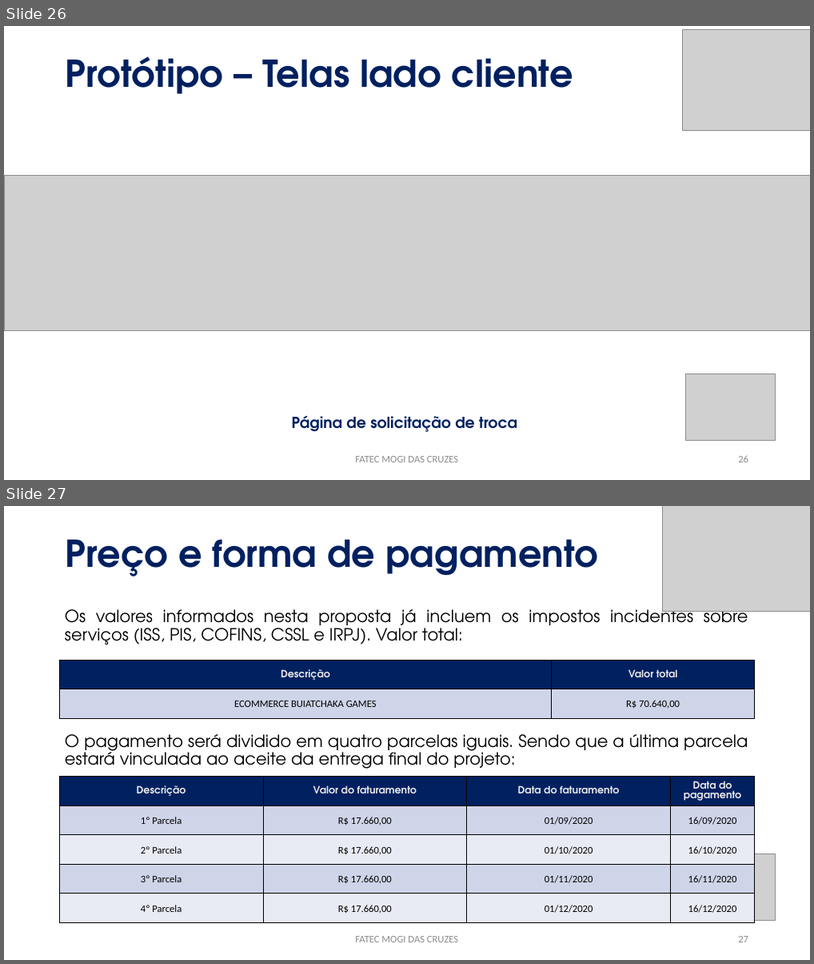
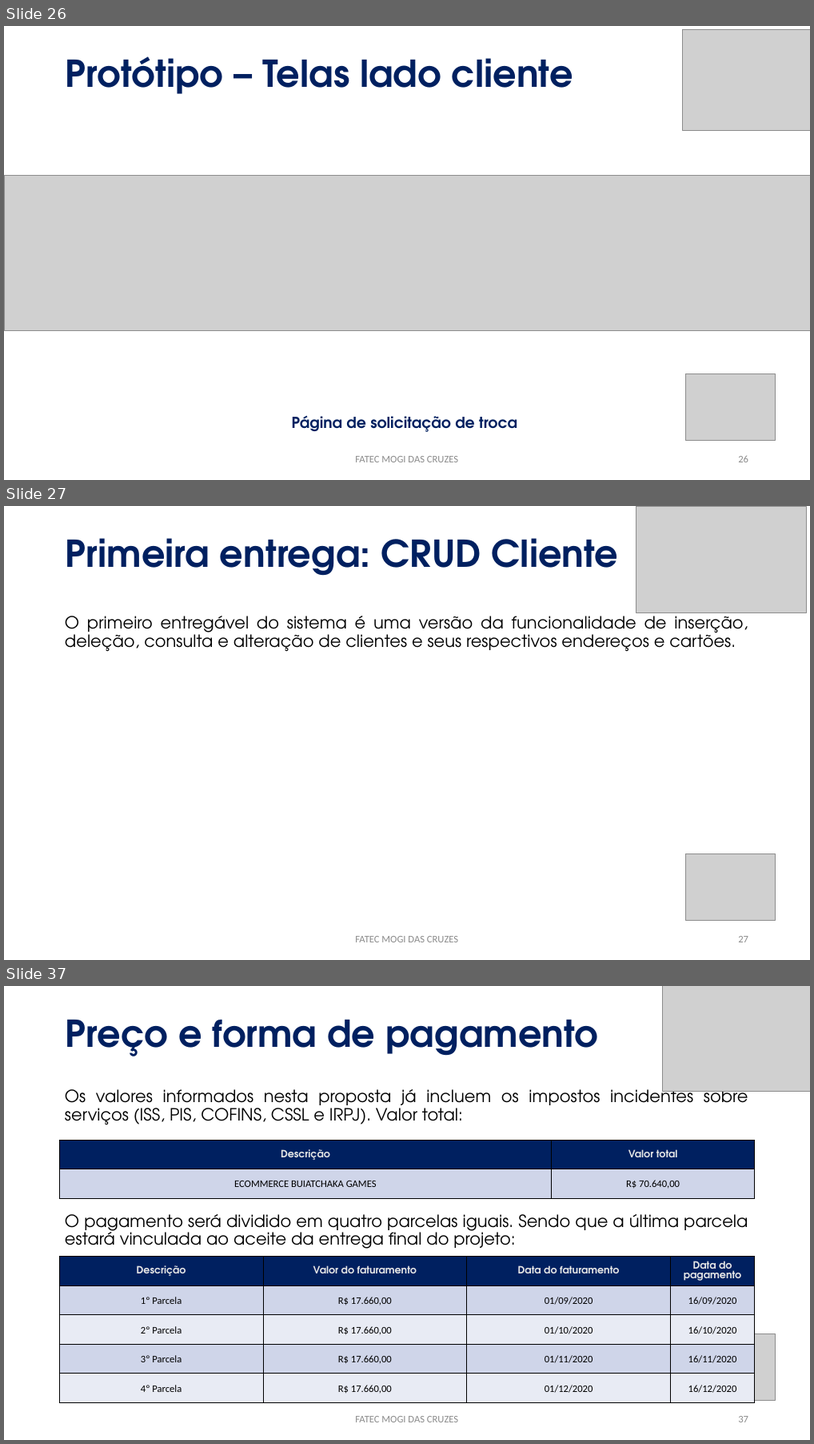
Before and after one commit to PabloLuiz1/buiatchaka-jogos, a slide deck: APRESENTAÇÃO.pptx. Shown one above the other, each under a label of ours: slides 26 and 27 before the commit, slides 26, 27 and 37 after it; the slides between them are not shown. The pictures are 814x964 and 814x1444 pixels, drawn with LibreOffice and Linux fonts; fonts in the diff are those of the drawing; grey boxes stand for pictures. Boxes give left, top, right and bottom in pixels: in the first picture for what was removed or moved away, otherwise in the second. Text is boxed around its words. In the diff, an @@ line names an element or a change of style, - is before the commit and + after.

Commit message:
create: iniciando desenvolvimento da entrega de CRUD de venda (tela principal de produtos na visão de administrador)

```diff
--- a/APRESENTAÇÃO.pptx
+++ b/APRESENTAÇÃO.pptx
@@ slide 27 added at <box>4,506,810,960</box>, background #FFFFFF @@
@@ picture added at <box>637,506,806,612</box> @@
@@ title added at <box>66,538,618,576</box>, 44 pt, text #002060, bold @@
+Primeira entrega: CRUD Cliente
@@ text added at <box>65,611,748,652</box>, 20 pt, text #000000 @@
+O primeiro entregável do sistema é uma versão da funcionalidade de inserção, deleção, consulta e alteração de clientes e seus respectivos endereços e cartões.
@@ picture added at <box>686,853,776,920</box> @@
@@ text added at <box>355,936,458,942</box>, 12 pt, text #8C8C8C @@
+FATEC MOGI DAS CRUZES
@@ page number added at <box>738,936,749,942</box>, 12 pt, text #8C8C8C @@
+27
@@ what was slide 27 is now slide 37 @@
```
Also in this commit, not shown: 1 slide changed, 9 other slides added, 58 other files.
